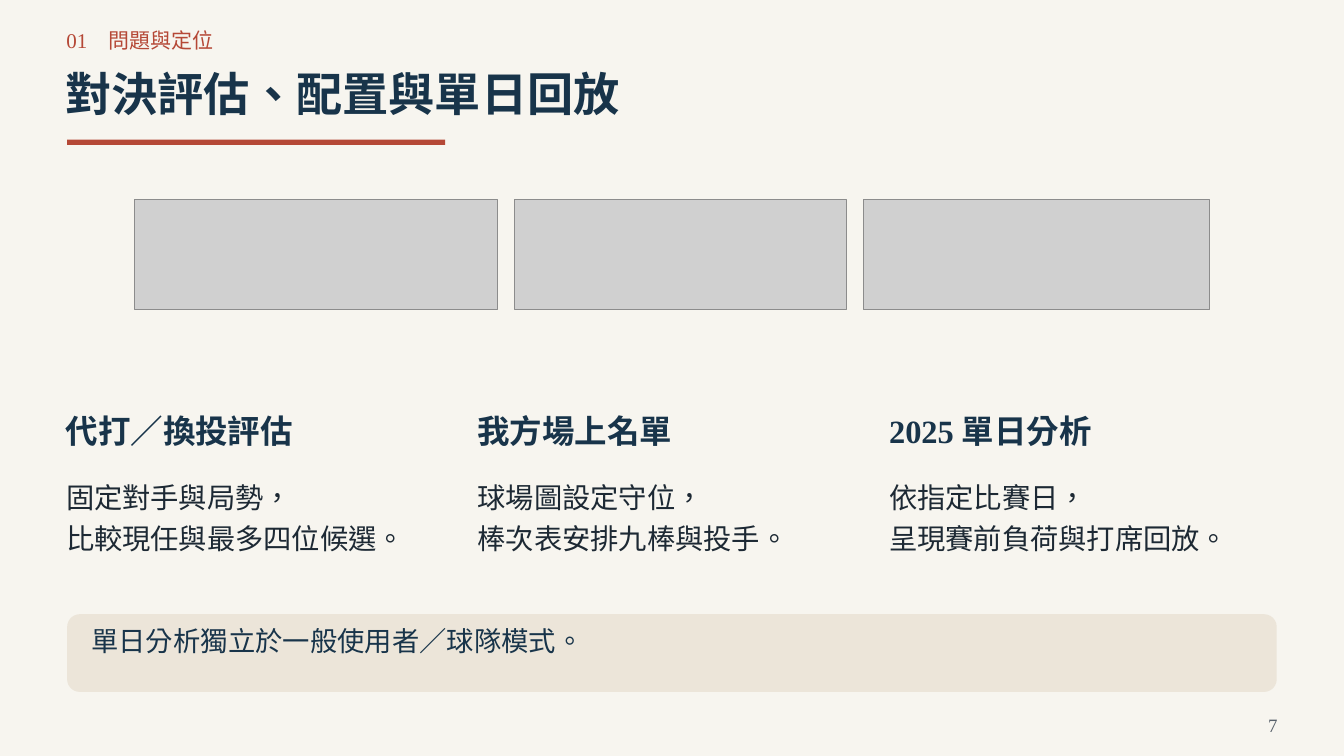
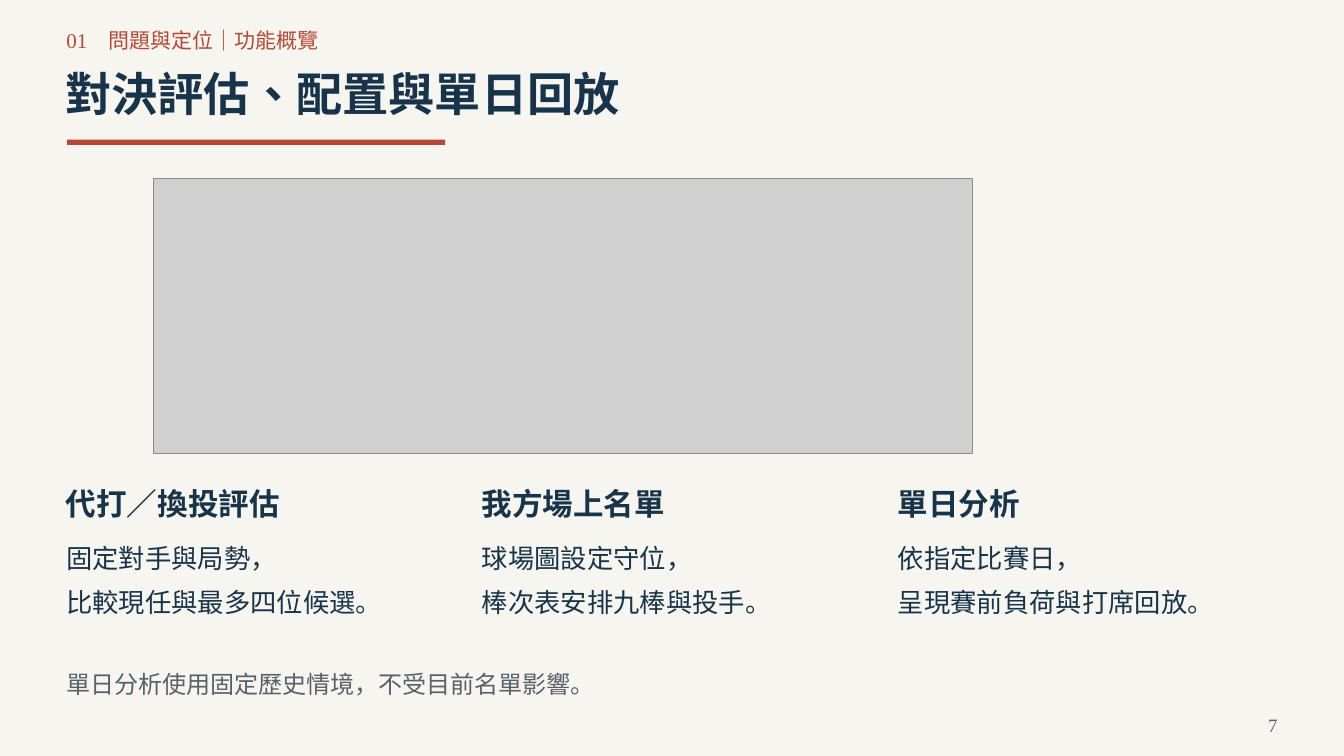
Before and after one commit to Da-Xiong-Chen/baseball_project, a slide deck: slide 7 of presentations/competition-2026/submission-20261023/一球兩面_參賽提案_32頁_20261023.pptx. Drawn at 1344x756 pixels with LibreOffice and Linux fonts; fonts in the diff are those of the drawing; grey boxes stand for pictures. Boxes give left, top, right and bottom in pixels: in the first picture for what was removed or moved away, otherwise in the second. Text is boxed around its words. In the diff, an @@ line names an element or a change of style, - is before the commit and + after.

```diff
--- a/presentations/competition-2026/submission-20261023/一球兩面_參賽提案_32頁_20261023.pptx
+++ b/presentations/competition-2026/submission-20261023/一球兩面_參賽提案_32頁_20261023.pptx
@@ text at box(66, 29, 318, 51): text changed @@
-01 問題與定位
+01 問題與定位｜功能概覽
@@ picture added at box(154, 178, 973, 454) @@
@@ picture removed at box(134, 200, 497, 310) @@
@@ picture removed at box(514, 200, 846, 310) @@
@@ picture removed at box(863, 200, 1210, 310) @@
@@ text "代打／換投評估" at box(66, 489, 280, 518): size 23.2 to 21.8 pt @@
@@ text "代打／換投評估": place and size @@
-text "代打／換投評估" at box(66, 415, 293, 446)
+text "代打／換投評估" at box(66, 489, 280, 518)
@@ text "我方場上名單": place and size @@
-text "我方場上名單" at box(477, 415, 671, 446)
+text "我方場上名單" at box(482, 489, 665, 518)
@@ text "我方場上名單" at box(482, 489, 665, 518): size 23.2 to 21.8 pt @@
@@ text at box(898, 489, 1020, 518): text changed; size 23.2 to 21.8 pt @@
-2025 單日分析
+單日分析
@@ text added at box(66, 546, 277, 571), 18.8 pt, text #18344A @@
+固定對手與局勢，
@@ text added at box(482, 546, 693, 571), 18.8 pt, text #18344A @@
+球場圖設定守位，
@@ text added at box(898, 546, 1082, 571), 18.8 pt, text #18344A @@
+依指定比賽日，
@@ text at box(66, 590, 382, 614): text changed; size 20.2 to 18.8 pt; text colour #1D2934 to #18344A @@
-固定對手與局勢，
-比較現任與最多四位候選。
+比較現任與最多四位候選。
@@ text at box(482, 590, 772, 614): text changed; size 20.2 to 18.8 pt; text colour #1D2934 to #18344A @@
-球場圖設定守位，
-棒次表安排九棒與投手。
+棒次表安排九棒與投手。
@@ text at box(898, 590, 1214, 614): text changed; size 20.2 to 18.8 pt; text colour #1D2934 to #18344A @@
-依指定比賽日，
-呈現賽前負荷與打席回放。
+呈現賽前負荷與打席回放。
@@ rounded rectangle removed at box(68, 614, 1277, 692) @@
@@ text at box(66, 672, 595, 695): text changed; size 19.5 to 17.2 pt; text colour #18344A to #58616B @@
-單日分析獨立於一般使用者／球隊模式。
+單日分析使用固定歷史情境，不受目前名單影響。
```
Also in this commit, not shown: 15 other slides changed, 10 slides added, 10 slides removed, 4 other files.
